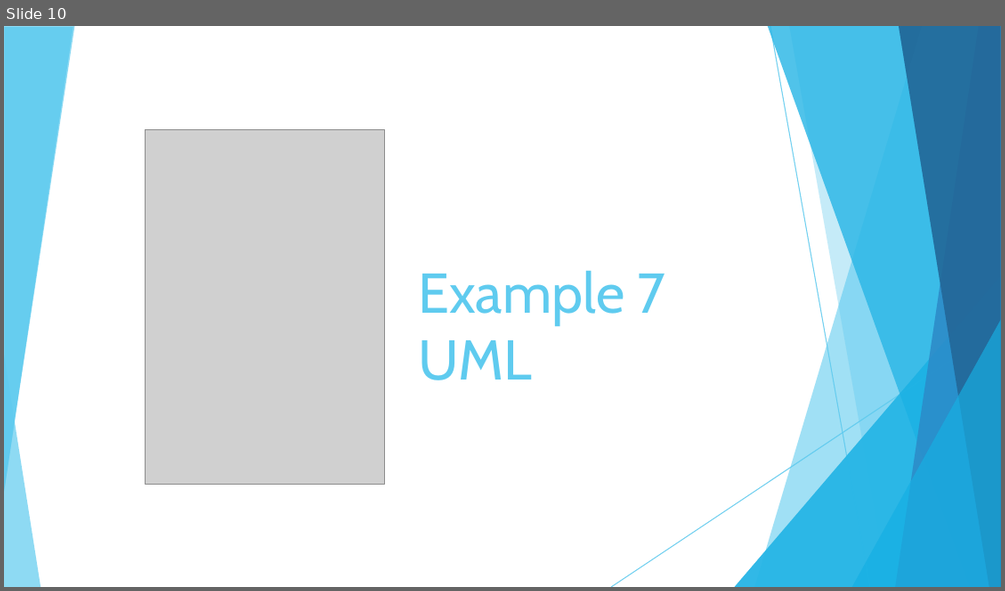
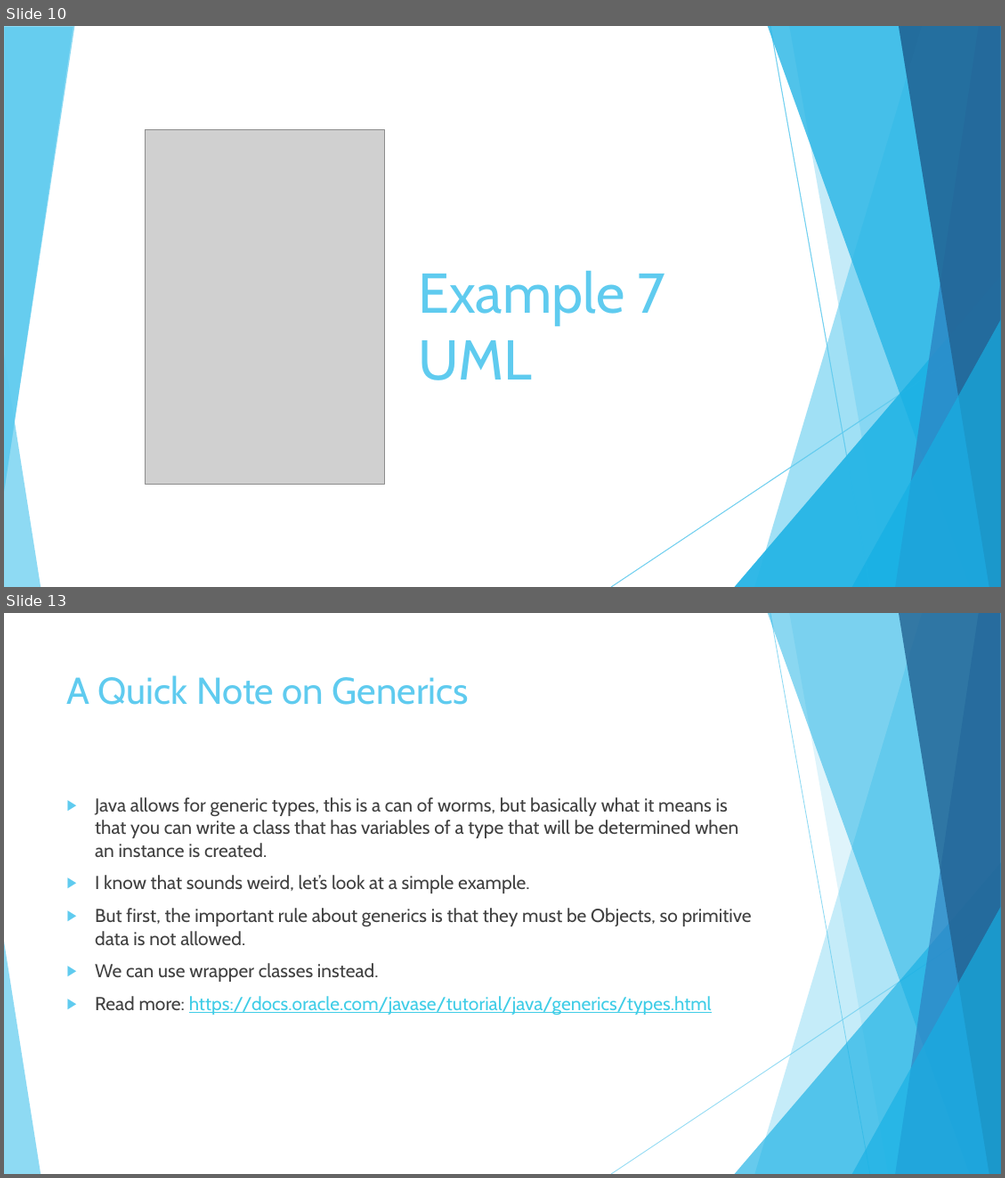
Before and after one commit to JoseRivas1998/Java-Game-Development-For-Absolute-Beginners, a slide deck: Slides/Lesson1.5.pptx. Shown one above the other, each under a label of ours: slide 10 before the commit, slides 10 and 13 after it; the slides between them are not shown. The pictures are 1005x591 and 1005x1178 pixels, drawn with LibreOffice and Linux fonts; fonts in the diff are those of the drawing; grey boxes stand for pictures. Boxes give left, top, right and bottom in pixels: in the first picture for what was removed or moved away, otherwise in the second. Text is boxed around its words. In the diff, an @@ line names an element or a change of style, - is before the commit and + after.

```diff
--- a/Slides/Lesson1.5.pptx
+++ b/Slides/Lesson1.5.pptx
@@ slide 13 added at bbox=[4, 613, 1001, 1174], background #FFFFFF; not listed: 10 template elements that a slide beside it also shows @@
@@ title added at bbox=[67, 675, 469, 705], 36 pt, text #5FCBEF @@
+A Quick Note on Generics
@@ text added at bbox=[95, 797, 752, 1014], 18 pt, text #404040 @@
+▶ Java allows for generic types, this is a can of worms, but basically what it means is that you can write a class that has variables of a type that will be determined when an instance is created.
+▶ I know that sounds weird, let’s look at a simple example.
+▶ But first, the important rule about generics is that they must be Objects, so primitive data is not allowed.
+▶ We can use wrapper classes instead.
+▶ Read more: https://docs.oracle.com/javase/tutorial/java/generics/types.html
```
Also in this commit, not shown: 1 slide changed, 3 other slides added, 7 other files.
